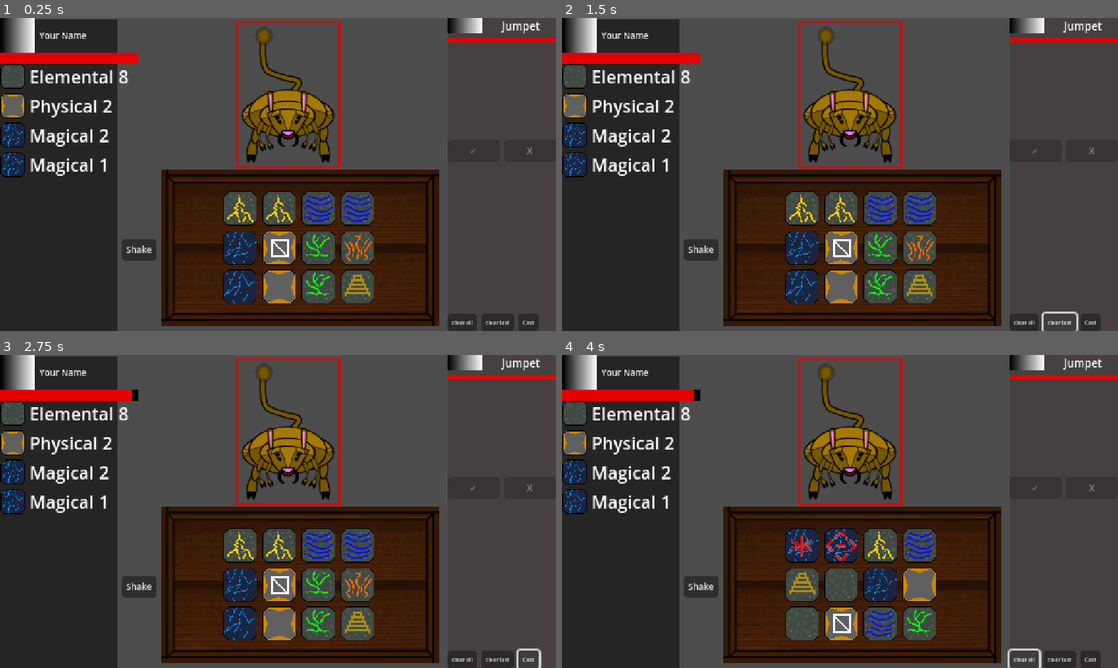
Above: before the commit, frames 1-4 (two rows, left to right).
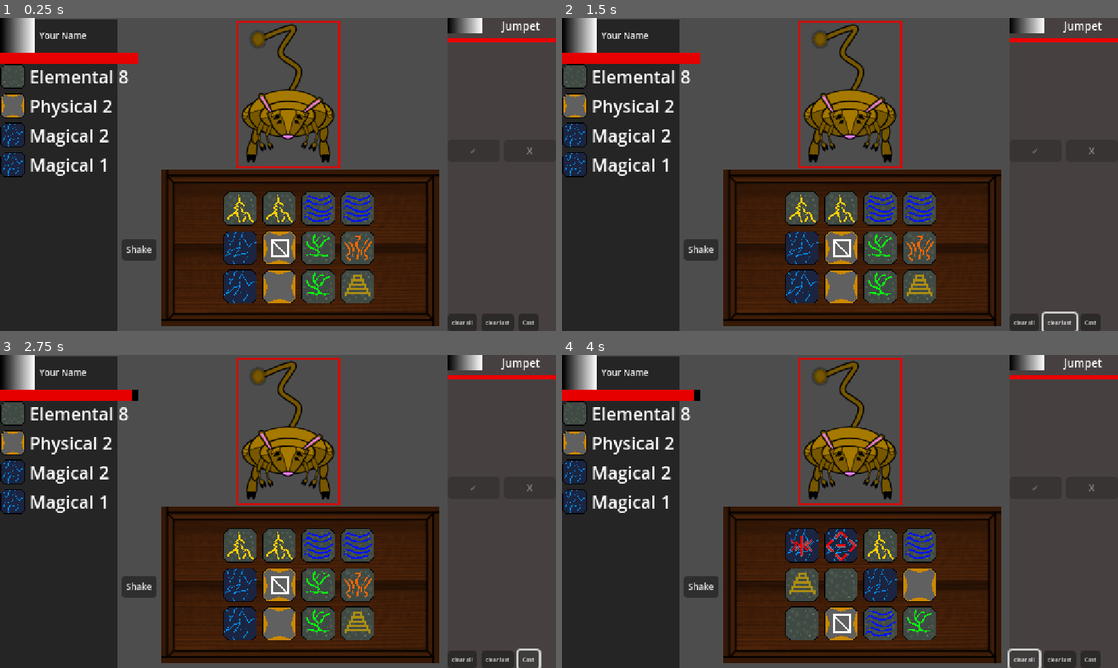
Above: after the commit, the same moments.

Repository: brianhall1313/rune-box-dice-roller
Game: Godot game, scene res://scenes/encounter.tscn
Two runs of this game, one before a commit and one after it. Both use one fixed random seed, a clock stepped at 60 frames per second and the inputs below. The project has no main scene, so this scene is started directly.
Inputs:
- Up to frame 1 (0.25 s): no input
- Up to frame 2 (1.5 s): click "clear all" at 0.5 s; click "clear last" at 1.25 s
- Up to frame 3 (2.75 s): click "Cast" at 2 s
- Up to frame 4 (4 s): click "Shake" at 2.75 s; click "clear all" at 3.5 s

The runs differ from the first frame. In frame 1, 1.1% of the frame differs, in the area x 45-59%, y 1-42%; in frame 2, 1.1%; in frame 3, 1.1%; in frame 4, 1.1%.

Commit message:
made a monster class which takes individual nodes for stats and sprites. health works for jumpets now(and others soon)

Diff:
--- a/resources/health.gd
+++ b/resources/health.gd
@@ -30,6 +30,7 @@
 	#print("multiplier for damage is: ",multiplier)
 	var damage = roundi(incoming_damage.damage * multiplier)
 	#print("my damage taken is ",damage, " of the type: ",incoming_damage.type)
+	print(damage, " damage vs ", defense)
 	var current_damage:int=0
 	if not direct:
 		if damage < defense:
@@ -43,7 +44,7 @@
 		health = 0
 		return
 	health -= current_damage
-	print("ouch!", health )
+	print(get_parent().name," says ouch! I got hit for ", damage, " and took ", current_damage )
 
 func heal(heal_amount:int)->void:
 	if health + heal_amount > max_health:
--- /dev/null
+++ b/resources/monster.gd
@@ -0,0 +1,22 @@
+extends Node2D
+
+class_name Monster
+
+@export var health:Health
+@export var sprite:AnimatedSprite2D
+
+
+func play_animation(animation_name:String)->void:
+	if sprite.sprite_frames.get_animation_names().has(animation_name):
+		play_animation(animation_name)
+
+func do_damage(attack_val:int, type:String) -> Damage:
+	return Global.damage.new(attack_val,type)
+
+func take_damage(initial_damage:Damage, direct:bool = false)->void:
+	health.take_damage(initial_damage,direct)
+	if health.health == 0:
+		GlobalSignalBus.emit_enemy_death(self)
+
+func defend(defend_amount:int) -> void:
+	health.defend(defend_amount)
--- a/resources/state_machine.gd
+++ b/resources/state_machine.gd
@@ -39,7 +39,7 @@
 		Global.current_state=new_state
 		#perform any changes need doing
 		current_state.enter()
-		print_state_stack()
+		#print_state_stack()
 
 
 func revert_state()->void:
@@ -52,8 +52,8 @@
 		current_state = state_stack[len(state_stack)-1]
 		current_state.enter()
 		Global.current_state = current_state.name
-		print("changed state to ",current_state.name)
-		print_state_stack()
+		#print("changed state to ",current_state.name)
+		#print_state_stack()
 
 func print_state_stack()->void:
 	print("the current stack")
--- a/scenes/encounter.gd
+++ b/scenes/encounter.gd
@@ -133,11 +133,11 @@
 
 func cast_spell(spell)->void:
 	if spell.has("damage"):
-		if current_enemy and current_enemy.health > 0:
+		if current_enemy and current_enemy.health.health > 0:
 			current_enemy.take_damage(spell["damage"].call())
 	if spell.has("heal"):
 		scene_player.heal(spell["heal"])
-	if spell.has("defned"):
+	if spell.has("defend"):
 		scene_player.defend(spell["defend"])
 	if spell.has("echo"):
 		for i in range(spell["echo"]):
@@ -150,7 +150,7 @@
 
 func enemy_turn() -> void:
 	for monster:Monster in monster_manager.get_children():
-		if monster.health > 0:
+		if monster.health.health > 0:
 			print(monster.monster_name, " takes its turn")
 			#TODO damage to player
 			var action = monster.actions[monster.current_action_index]
@@ -159,7 +159,7 @@
 				scene_player.take_damage(action["attack"].call())
 				print(scene_player.health, " health left")
 			if action.keys().has("defence"):
-				monster.defense += action["defence"]
+				monster.defend(action["defence"])
 			if action.keys().has("effect"):
 				for effect in action["effect"].keys():
 					print("THIS IS THE EFFECT ", effect)
--- a/scenes/encounter.tscn
+++ b/scenes/encounter.tscn
@@ -21,7 +21,6 @@
 position = Vector2(265, 34)
 
 [node name="Jumpet" parent="monster_manager" instance=ExtResource("2_pm20s")]
-frame_progress = 0.286582
 
 [node name="UI" type="Control" parent="."]
 layout_mode = 3
--- a/scenes/enemy_info_container.gd
+++ b/scenes/enemy_info_container.gd
@@ -7,8 +7,8 @@
 
 
 func update(enemy:Monster) -> void:
-	health_bar.max_value = enemy.max_health
-	health_bar.value = enemy.health
+	health_bar.max_value = enemy.health.max_health
+	health_bar.value = enemy.health.health
 	set_statuses(enemy.status_effects)
 	enemy_name.text = enemy.monster_name
 
--- a/scenes/jumpet.gd
+++ b/scenes/jumpet.gd
@@ -1,15 +1,11 @@
-extends AnimatedSprite2D
-class_name Monster
+extends Monster
 
 @onready var selected_box: Panel = $selected_box
 
 @export var resistances:Dictionary = {
 	"fire":150,
 }
-@export var max_health:int = 20
-@export var health:int = max_health
 @export var attack:int = 10
-@export var defense:int = 0
 @export var monster_name:String = "Jumpet"
 @export var portrait:Image
 
@@ -42,7 +38,7 @@
 	pass
 
 func plan_turn() -> void:
-	defense = 0
+	health.reset_defense()
 	select_action()
 
 func take_turn() -> void:
@@ -51,46 +47,6 @@
 func select_action()-> void:
 	current_action_index = randi_range(0,len(actions)-1)
 
-func play_animation(animation_name:String)->void:
-	if sprite_frames.get_animation_names().has(animation_name):
-		play_animation(animation_name)
-
-func do_damage(attack_val:int, type:String) -> Damage:
-	return Global.damage.new(attack_val,type)
-
-
-func heal_damage(amount:int)->void:
-	if amount + health > max_health:
-		health = max_health
-		return
-	health += amount
-
-func get_damage_multiplier(type:String) -> float:
-	if resistances.keys().has(type):
-		return resistances[type]/100.0
-	else:
-		return 1.0
-
-func take_damage(initial_damage:Damage, direct:bool = false)->void:
-	var multiplier: float = get_damage_multiplier(initial_damage.type)
-	#print("multiplier for damage is: ",multiplier)
-	var damage = roundi(initial_damage.damage * multiplier)
-	#print("my damage taken is ",damage, " of the type: ",initial_damage.type)
-	var current_damage:int = 0
-	if not direct:
-		if damage < defense:
-			defense -= damage
-			return
-		current_damage = damage - defense
-		defense = 0
-	else:
-		current_damage = damage
-	if current_damage >= health:
-		health = 0
-		print("OWIE!!! jumpet died")
-		GlobalSignalBus.emit_enemy_death(self)
-		return
-	health -= current_damage
 
 func selected()->void:
 	selected_box.visible = !selected_box.visible
--- a/scenes/jumpet.tscn
+++ b/scenes/jumpet.tscn
@@ -1,8 +1,9 @@
-[gd_scene load_steps=14 format=3 uid="uid://c32sargkrku8f"]
+[gd_scene load_steps=15 format=3 uid="uid://c32sargkrku8f"]
 
 [ext_resource type="Texture2D" uid="uid://bw60bsywso33s" path="res://textures/Jumpet/Jumpet_Grumpet_1.png" id="1_bnmjv"]
 [ext_resource type="Texture2D" uid="uid://bmenpsck08rev" path="res://textures/Jumpet/Jumpet_Grumpet_2.png" id="2_uvt6t"]
 [ext_resource type="Texture2D" uid="uid://4buuffubxam2" path="res://textures/Jumpet/Jumpet_Grumpet__3.png" id="3_dtsuu"]
+[ext_resource type="PackedScene" uid="uid://c5d41p3om6lvl" path="res://resources/health.tscn" id="3_qukoe"]
 [ext_resource type="Texture2D" uid="uid://cxfw5cjysq8y6" path="res://textures/Jumpet/Jumpet_Grumpet_4.png" id="4_xne1u"]
 [ext_resource type="Texture2D" uid="uid://cqm2f0fprirs5" path="res://textures/Jumpet/Jumpet_Impact.png" id="5_v3725"]
 [ext_resource type="Texture2D" uid="uid://cexr36qskn4k1" path="res://textures/Jumpet/Jumpet_Struck.png" id="6_oqd8r"]
@@ -12,8 +13,19 @@
 [ext_resource type="Script" path="res://scenes/jumpet.gd" id="15_7pbo0"]
 [ext_resource type="PackedScene" uid="uid://c3kej11nt2ksr" path="res://scenes/selected_box.tscn" id="16_wyp31"]
 
-[sub_resource type="SpriteFrames" id="SpriteFrames_rdhlt"]
+[sub_resource type="RectangleShape2D" id="RectangleShape2D_hdaes"]
+size = Vector2(96, 136)
+
+[sub_resource type="SpriteFrames" id="SpriteFrames_q1wro"]
 animations = [{
+"frames": [{
+"duration": 1.0,
+"texture": ExtResource("5_v3725")
+}],
+"loop": true,
+"name": &"attack",
+"speed": 5.0
+}, {
 "frames": [{
 "duration": 1.0,
 "texture": ExtResource("1_bnmjv")
@@ -28,45 +40,10 @@
 "texture": ExtResource("4_xne1u")
 }],
 "loop": true,
-"name": &"angry",
+"name": &"grump",
 "speed": 5.0
 }, {
 "frames": [{
-"duration": 1.0,
-"texture": ExtResource("5_v3725")
-}, {
-"duration": 1.0,
-"texture": ExtResource("5_v3725")
-}, {
-"duration": 1.0,
-"texture": ExtResource("5_v3725")
-}, {
-"duration": 1.0,
-"texture": ExtResource("5_v3725")
-}, {
-"duration": 1.0,
-"texture": ExtResource("5_v3725")
-}],
-"loop": true,
-"name": &"attack",
-"speed": 3.0
-}, {
-"frames": [{
-"duration": 1.0,
-"texture": ExtResource("6_oqd8r")
-}, {
-"duration": 1.0,
-"texture": ExtResource("6_oqd8r")
-}, {
-"duration": 1.0,
-"texture": ExtResource("6_oqd8r")
-}, {
-"duration": 1.0,
-"texture": ExtResource("6_oqd8r")
-}, {
-"duration": 1.0,
-"texture": ExtResource("6_oqd8r")
-}, {
 "duration": 1.0,
 "texture": ExtResource("6_oqd8r")
 }],
@@ -79,26 +56,20 @@
 "texture": ExtResource("7_lodbp")
 }, {
 "duration": 1.0,
-"texture": ExtResource("9_ny7gr")
+"texture": ExtResource("8_gsf41")
 }, {
 "duration": 1.0,
-"texture": ExtResource("7_lodbp")
-}, {
-"duration": 1.0,
-"texture": ExtResource("8_gsf41")
+"texture": ExtResource("9_ny7gr")
 }],
 "loop": true,
 "name": &"idle",
 "speed": 5.0
 }]
 
-[sub_resource type="RectangleShape2D" id="RectangleShape2D_hdaes"]
-size = Vector2(96, 136)
-
-[node name="Jumpet" type="AnimatedSprite2D"]
-sprite_frames = SubResource("SpriteFrames_rdhlt")
-animation = &"angry"
+[node name="Jumpet" type="Node2D" node_paths=PackedStringArray("health", "sprite")]
 script = ExtResource("15_7pbo0")
+health = NodePath("Health")
+sprite = NodePath("sprite")
 
 [node name="click_box" type="Area2D" parent="."]
 
@@ -108,4 +79,12 @@
 
 [node name="selected_box" parent="." instance=ExtResource("16_wyp31")]
 
+[node name="Health" parent="." instance=ExtResource("3_qukoe")]
+max_health = 20
+health = 20
+
+[node name="sprite" type="AnimatedSprite2D" parent="."]
+sprite_frames = SubResource("SpriteFrames_q1wro")
+animation = &"idle"
+
 [connection signal="input_event" from="click_box" to="." method="_on_click_box_input_event"]
--- a/scenes/player.gd
+++ b/scenes/player.gd
@@ -16,6 +16,9 @@
 	if health.health == 0:
 		GlobalSignalBus.emit_player_death()
 
+func defend(shield:int) -> void:
+	health.defend(shield)
+
 func update_status() -> void:
 	print("status")
 	for effect in status.keys():
--- a/scenes/rune_spell.gd
+++ b/scenes/rune_spell.gd
@@ -14,8 +14,8 @@
 	setup([])
 
 func setup(spell)->void:
-	print("called setup for rune spell")
-	print("the spell is ",spell)
+	#print("called setup for rune spell")
+	#print("the spell is ",spell)
 	for i in 4:
 		if len(spell) > i:
 			glyphs[i].texture = spell[i].texture
